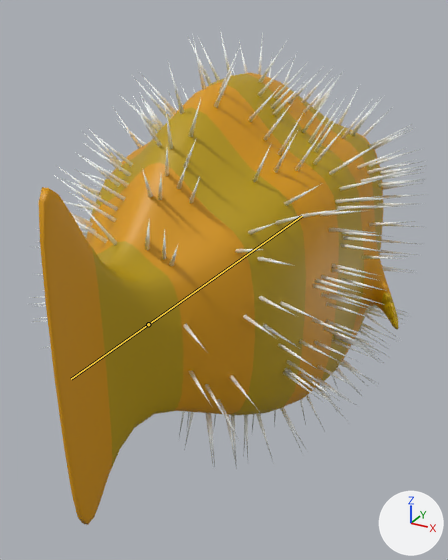
A saved change to the Blender file Blender/Animals/Fishes/Pufferfish.blend.
Both versions are drawn from a 50 mm camera at (2.26, -5.22, 1.97) aimed at (0.06, -1.23, -0.02). Every picture has the same lights, and +X, +Y and +Z are marked at lower right. The bones that bend it are drawn over the model as lines.
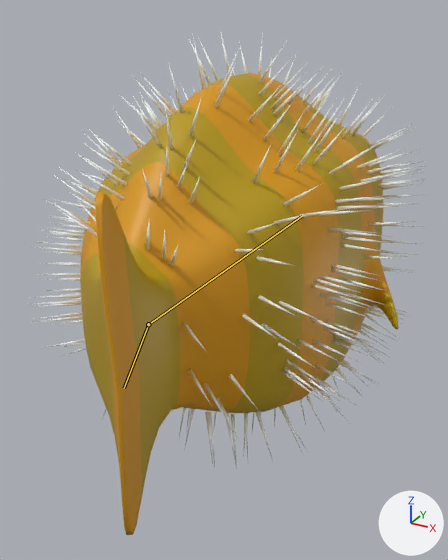
The newer file adds an action. The first version stands in its rest pose; the second is drawn at frame 0 of the action 'PufferfishAction'.

Edits to the scene script, one JSON object a line:
```json
{"block": "bone_bone_001", "where": "bone_bone_001 = bpy.data.objects['Pufferfish'].pose.bones['Bone.001']"}
{"op": "set", "path": "bone_bone_001.rotation_quaternion", "old": "(1.0, 0.0, 0.0, 0.0)", "new": "(0.976, 0.0, 0.0, -0.216)", "note": "degrees (0, 0, 0) -> degrees (0, 0, -25)"}
```

Changed parts and their boxes (x1, y1, x2, y2) in the pictures (448 x 560 px):
```json
{"object": "Mesh", "change": "posed", "before": [29, 31, 428, 525], "after": [29, 31, 428, 535]}
{"bone": "Bone.001", "before": "(148, 324) to (71, 379)", "after": "(148, 324) to (124, 388)"}
```
